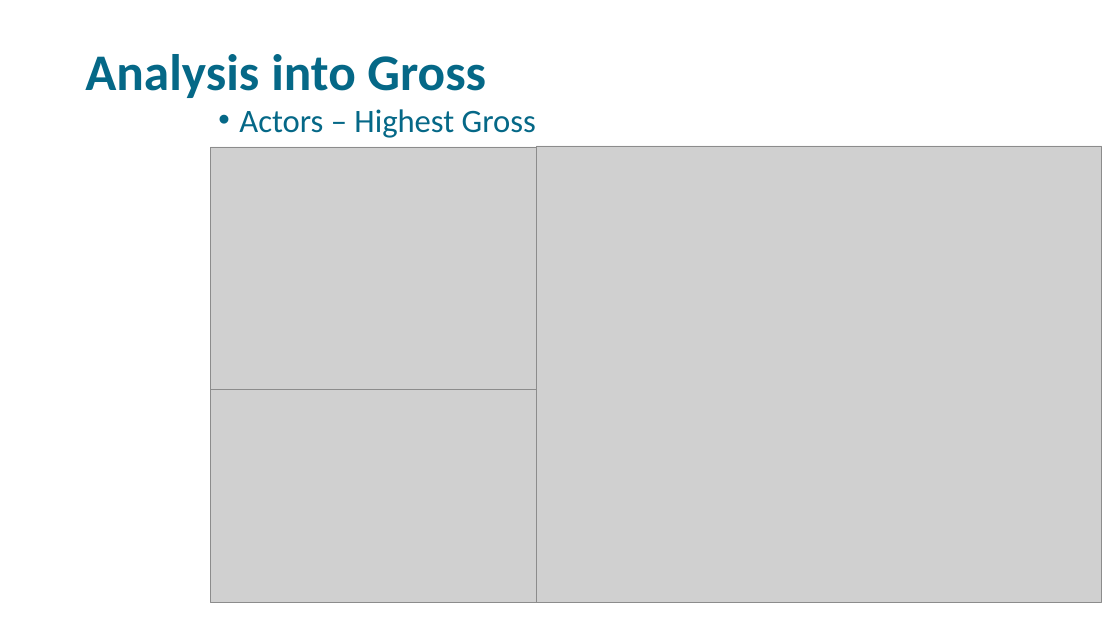
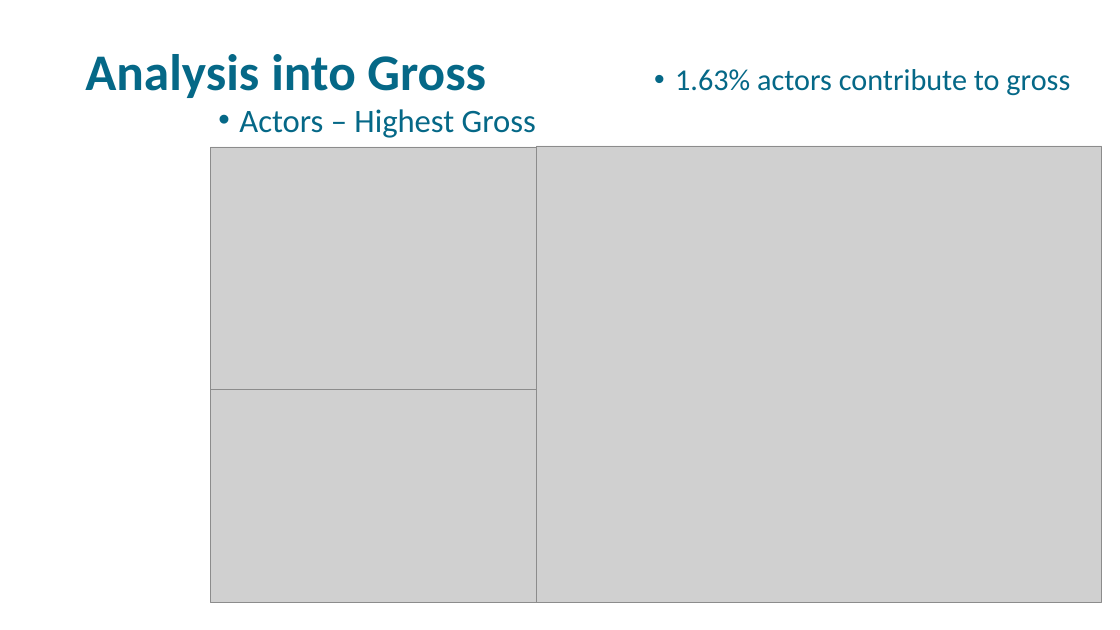
Before and after one commit to libbyYOU/IMDb-5000-movie-project, a slide deck: slide 17 of DSO-530 Final Project.pptx (slide 18 before the commit). Drawn at 1120x630 pixels with LibreOffice and Linux fonts; fonts in the diff are those of the drawing; grey boxes stand for pictures; background and template pictures are left out. Boxes give left, top, right and bottom in pixels: in the first picture for what was removed or moved away, otherwise in the second. Text is boxed around its words. In the diff, an @@ line names an element or a change of style, - is before the commit and + after.

```diff
--- a/DSO-530 Final Project.pptx
+++ b/DSO-530 Final Project.pptx
@@ text added at [675, 69, 1070, 96], 25.9 pt, text #056887 @@
+• 1.63% actors contribute to gross
```
Also in this commit, not shown: 8 other slides changed, 3 slides added, 3 slides removed.
